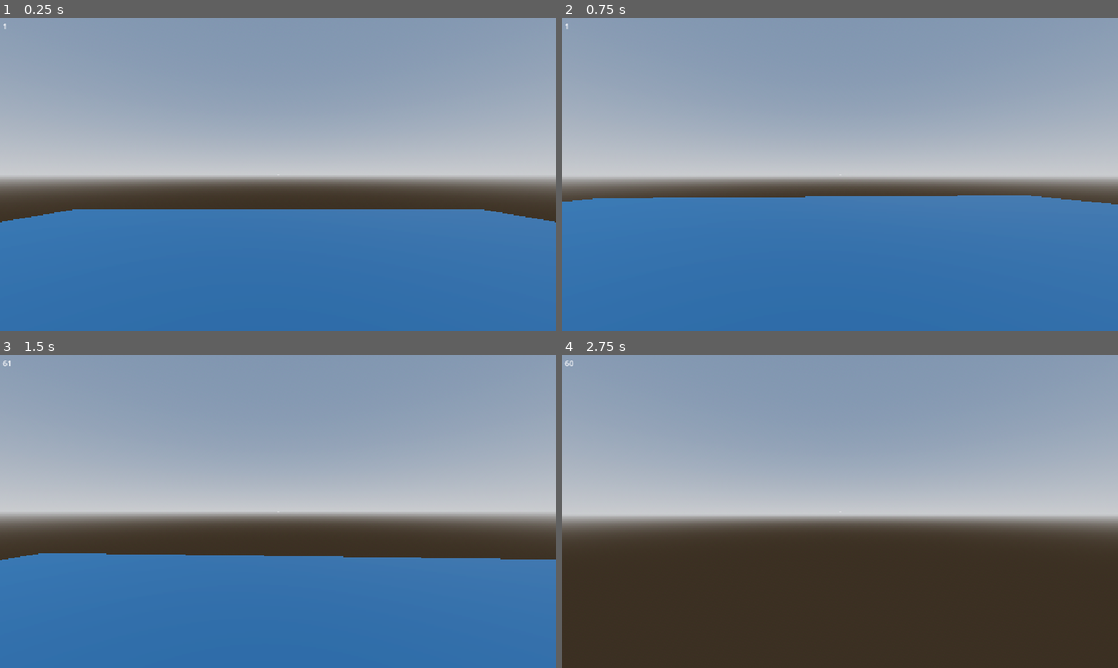
Above: before the commit, frames 1-4 (two rows, left to right).
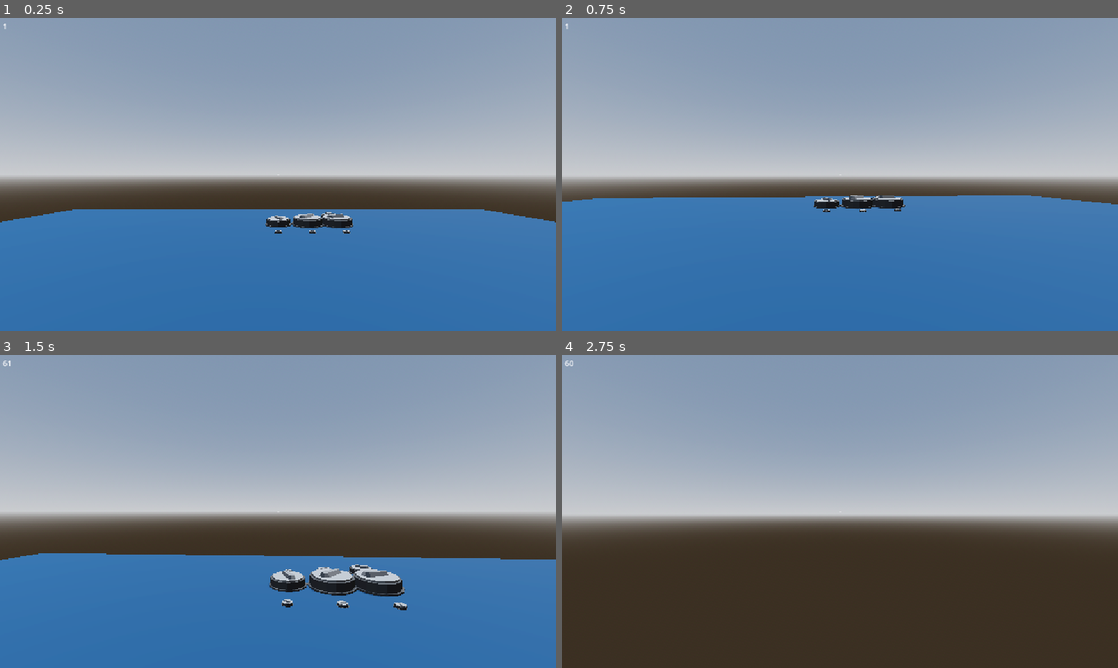
Above: after the commit, the same moments.

Repository: NicheDevelopers/brace-for-impact
Game: Godot game, scene res://src/MapGenerator/parts/decorations/panels/demo/SwitchDemo.tscn
Two runs of this game, one before a commit and one after it. Both use one fixed random seed, a clock stepped at 60 frames per second and the inputs below. This scene is started directly instead of the project's main scene.
Inputs (mouse positions are in pixels of both pictures, inside the frame that each line leads up to):
- Up to frame 1 (0.25 s): no input
- Up to frame 2 (0.75 s): tap Enter at 0.5 s; move the mouse to (867, 174) at 0.52 s; hold W (move_forward) from 0.53 s (still down); hold Ctrl (crouch) from 0.53 s (still down)
- Up to frame 3 (1.5 s): keep holding W (move_forward); tap Space (jump) at 0.77 s; move the mouse to (250, 511) at 1.27 s; release Ctrl (crouch) at 1.28 s; tap E (interact) at 1.35 s
- Up to frame 4 (2.75 s): keep holding W (move_forward); tap Space (jump) at 1.52 s; move the mouse to (851, 505) at 2.02 s; hold Shift (sprint) from 2.03 s (still down)

The runs differ from the first frame. In frame 1, 0.6% of the frame differs, in the area x 47-64%, y 62-69%; in frame 2, 0.6%; in frame 3, 1.9%, in the area x 48-74%, y 66-82%; in frame 4, nothing differs.

Commit message:
Add Dial

Diff:
--- a/src/MapGenerator/parts/decorations/panels/demo/SwitchDemo.tscn
+++ b/src/MapGenerator/parts/decorations/panels/demo/SwitchDemo.tscn
@@ -1,9 +1,10 @@
-[gd_scene load_steps=11 format=3 uid="uid://bgv01dtpnf1lu"]
+[gd_scene load_steps=12 format=3 uid="uid://bgv01dtpnf1lu"]
 
 [ext_resource type="PackedScene" uid="uid://v1af140jq2of" path="res://src/Player/Player.tscn" id="1_j6ajt"]
 [ext_resource type="PackedScene" uid="uid://dd7m2c16uqyaa" path="res://src/MapGenerator/parts/decorations/panels/raw/Switch/Switch.tscn" id="2_j6ajt"]
 [ext_resource type="PackedScene" uid="uid://ce7mrfsu58nri" path="res://src/MapGenerator/parts/decorations/panels/raw/RoundKnob/RoundKnob.tscn" id="3_7salc"]
 [ext_resource type="PackedScene" uid="uid://b3yyljh7ekn40" path="res://src/MapGenerator/parts/decorations/panels/panel1/DecorationPanel1.tscn" id="4_smnso"]
+[ext_resource type="PackedScene" uid="uid://cc0hsgd5bxiys" path="res://src/MapGenerator/parts/decorations/panels/raw/Dial/Dial.tscn" id="5_53nub"]
 
 [sub_resource type="ProceduralSkyMaterial" id="ProceduralSkyMaterial_7ljiq"]
 sky_horizon_color = Color(0.662243, 0.671743, 0.686743, 1)
@@ -268,3 +269,39 @@
 
 [node name="Bottom" parent="Panels/Standard2" instance=ExtResource("4_smnso")]
 transform = Transform3D(1, 0, 0, 0, 1, 0, 0, 0, 1, 0, 0.5, 0)
+
+[node name="Dial" type="Node3D" parent="."]
+transform = Transform3D(1, 0, 0, 0, 1, 0, 0, 0, 1, 0, 0, -7)
+
+[node name="Top" type="Node3D" parent="Dial"]
+transform = Transform3D(1, 0, 0, 0, 1, 0, 0, 0, 1, 0, 0, -1)
+
+[node name="Dial" parent="Dial/Top" instance=ExtResource("5_53nub")]
+
+[node name="Dial2" parent="Dial/Top" instance=ExtResource("5_53nub")]
+transform = Transform3D(2, 0, 0, 0, 2, 0, 0, 0, 2, 1, 0, 0)
+
+[node name="Dial3" parent="Dial/Top" instance=ExtResource("5_53nub")]
+transform = Transform3D(3, 0, 0, 0, 3, 0, 0, 0, 3, 2, 0, 0)
+
+[node name="Center" type="Node3D" parent="Dial"]
+
+[node name="Dial" parent="Dial/Center" instance=ExtResource("5_53nub")]
+transform = Transform3D(4, 0, 0, 0, 4, 0, 0, 0, 4, 0, 0, 0)
+
+[node name="Dial2" parent="Dial/Center" instance=ExtResource("5_53nub")]
+transform = Transform3D(5, 0, 0, 0, 5, 0, 0, 0, 5, 1, 0, 0)
+
+[node name="Dial3" parent="Dial/Center" instance=ExtResource("5_53nub")]
+transform = Transform3D(5, 0, 0, 0, 5, 0, 0, 0, 5, 2, 0, 0)
+
+[node name="Bottom" type="Node3D" parent="Dial"]
+transform = Transform3D(1, 0, 0, 0, 1, 0, 0, 0, 1, 0, 0, 1)
+
+[node name="Dial" parent="Dial/Bottom" instance=ExtResource("5_53nub")]
+
+[node name="Dial2" parent="Dial/Bottom" instance=ExtResource("5_53nub")]
+transform = Transform3D(1, 0, 0, 0, 1, 0, 0, 0, 1, 1, 0, 0)
+
+[node name="Dial3" parent="Dial/Bottom" instance=ExtResource("5_53nub")]
+transform = Transform3D(1, 0, 0, 0, 1, 0, 0, 0, 1, 2, 0, 0)
--- /dev/null
+++ b/src/MapGenerator/parts/decorations/panels/raw/Dial/Dial.tscn
@@ -0,0 +1,19 @@
+[gd_scene load_steps=6 format=3 uid="uid://cc0hsgd5bxiys"]
+
+[ext_resource type="PackedScene" uid="uid://hyrdyrkg5p10" path="res://src/MapGenerator/parts/decorations/panels/raw/Dial/model/dial.glb" id="1_ajt1j"]
+[ext_resource type="Script" uid="uid://dlbs74jr4cj6i" path="res://src/MapGenerator/parts/decorations/panels/raw/Dial/dial.gd" id="2_rk4no"]
+[ext_resource type="Material" uid="uid://536pvefuej46" path="res://src/MapGenerator/parts/decorations/panels/raw/base.tres" id="2_trke0"]
+[ext_resource type="Material" uid="uid://d1u0ejpwvipq0" path="res://src/MapGenerator/parts/decorations/panels/raw/controls.tres" id="3_f54gx"]
+[ext_resource type="Material" uid="uid://blq3cqvnylfp7" path="res://src/MapGenerator/parts/decorations/panels/raw/dark_controls.tres" id="3_rk4no"]
+
+[node name="Dial" instance=ExtResource("1_ajt1j")]
+script = ExtResource("2_rk4no")
+
+[node name="Base" parent="." index="0"]
+surface_material_override/0 = ExtResource("2_trke0")
+
+[node name="Dial" parent="." index="1"]
+surface_material_override/0 = ExtResource("3_rk4no")
+
+[node name="TopBase" parent="." index="2"]
+surface_material_override/0 = ExtResource("3_f54gx")
--- /dev/null
+++ b/src/MapGenerator/parts/decorations/panels/raw/Dial/dial.gd
@@ -0,0 +1,6 @@
+extends Node3D
+@onready var dial = $Dial
+
+func _ready() -> void:
+	var rand = randi_range(0,360)
+	dial.rotate(Vector3.UP, rand)
--- /dev/null
+++ b/src/MapGenerator/parts/decorations/panels/raw/dark_controls.tres
@@ -0,0 +1,4 @@
+[gd_resource type="StandardMaterial3D" format=3 uid="uid://blq3cqvnylfp7"]
+
+[resource]
+albedo_color = Color(0.359069, 0.359069, 0.359069, 1)
Not shown, added: src/MapGenerator/parts/decorations/panels/raw/Dial/dial.gd.uid
Not shown, added: src/MapGenerator/parts/decorations/panels/raw/Dial/model/dial.blend.import
Binary file added: src/MapGenerator/parts/decorations/panels/raw/Dial/model/dial.glb
Not shown, added: src/MapGenerator/parts/decorations/panels/raw/Dial/model/dial.glb.import
Not shown, added: src/MapGenerator/parts/decorations/panels/raw/Dial/model/dial.blend
